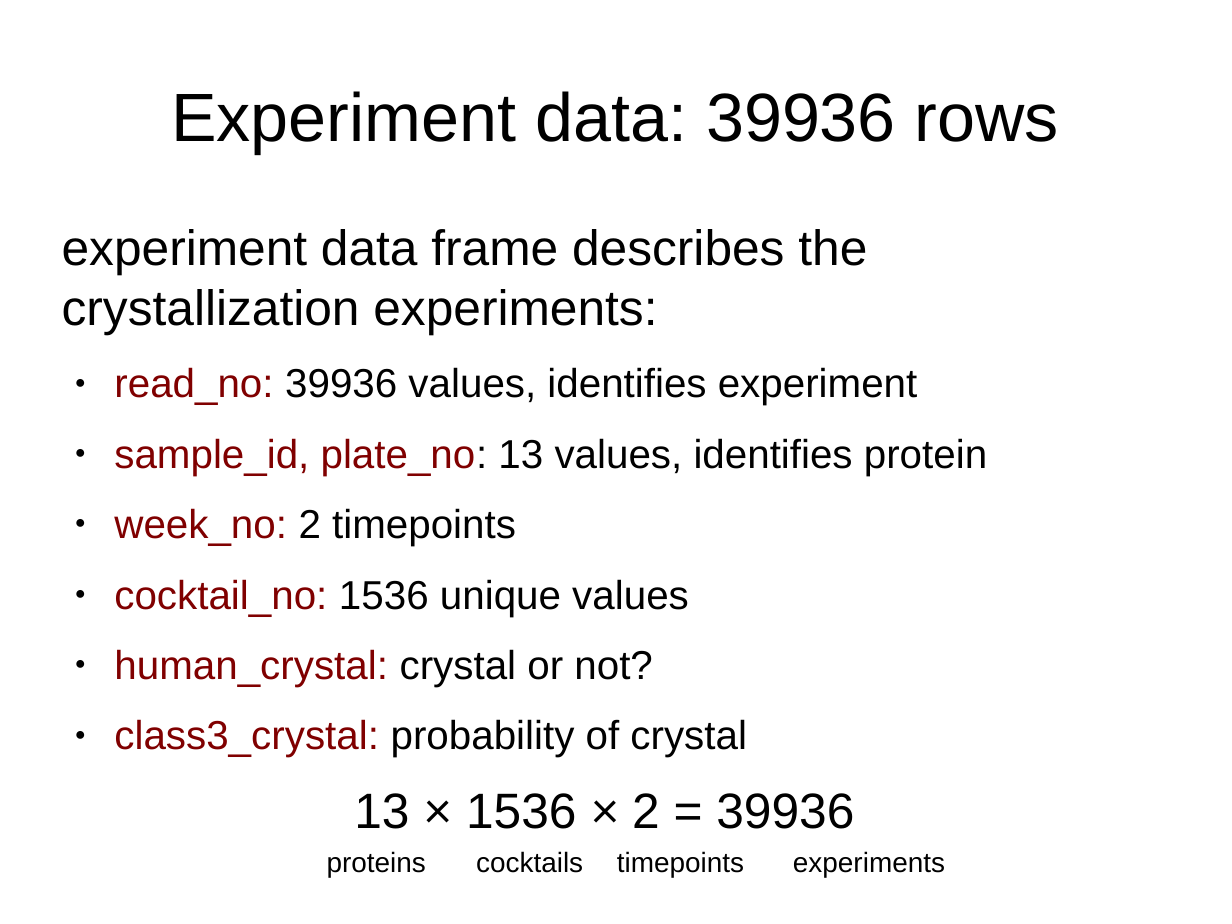
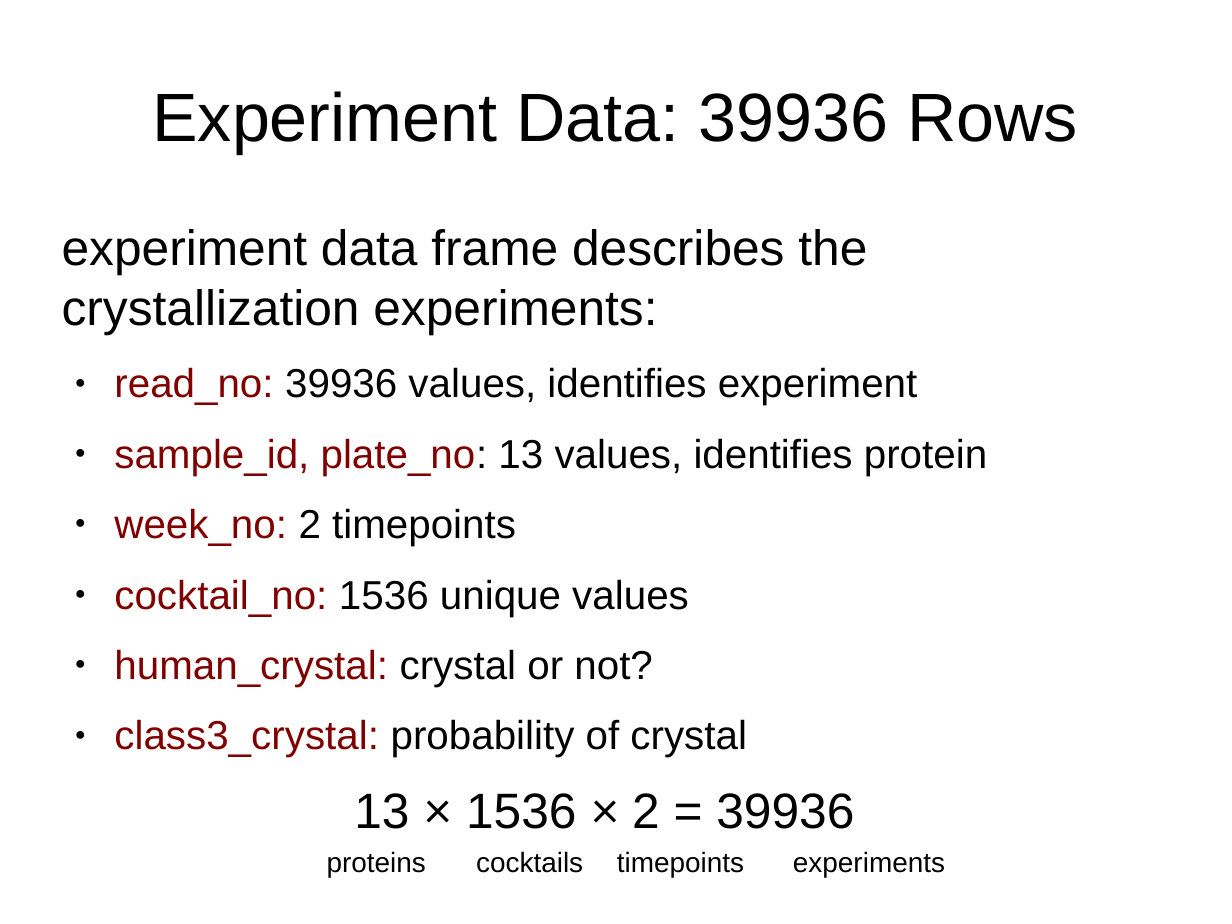
Before and after one commit to ubccr/hsws, a slide deck: slide 22 of slides/project-intro.odp. Drawn at 1232x924 pixels with LibreOffice and Linux fonts; fonts in the diff are those of the drawing. Boxes give left, top, right and bottom in pixels: in the first picture for what was removed or moved away, otherwise in the second. Text is boxed around its words. In the diff, an @@ line names an element or a change of style, - is before the commit and + after.

```diff
--- a/slides/project-intro.odp
+++ b/slides/project-intro.odp
@@ title at (152, 91, 1078, 153): text changed @@
-Experiment data: 39936 rows
+Experiment Data: 39936 Rows
```
Also in this commit, not shown: 13 other slides changed, 5 other files.
